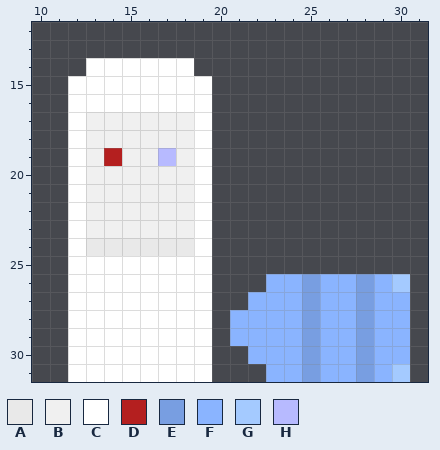
Pixel-art file, stored at Art/Aesprite Files/Objects/Game/WaterCooler_Fallen.ase. Above is the file before it was changed.
32x32 pixels, 1 frame. Shown: x 10..31, y 12..31.
Visible layers, top first: "Layer 3", "Layer 2".
Palette (. is transparent): A #e9e9e9  B #f0f0f0  C #ffffff  D #b41f1f  E #789ee1  F #8ab4ff  G #a4caff  H #b7baff
Pixels before, first column x 12:
14 .CCCCCC............
15 CCCCCCCC...........
16 CCCCCCCC...........
17 CBBBBBBC...........
18 CBBBBBBC...........
19 CBDBBHBC...........
20 CBBBBBBC...........
21 CBBBBBBC...........
22 CBBBBBBC...........
23 CBBBBBBC...........
24 CAAAAAAC...........
25 CCCCCCCC...........
26 CCCCCCCC...FFEFFEFG
27 CCCCCCCC..FFFEFFEFF
28 CCCCCCCC.FFFFEFFEFF
29 CCCCCCCC.FFFFEFFEFF
30 CCCCCCCC..FFFEFFEFF
31 CCCCCCCC...FFEFFEFG
The same view after the edit:
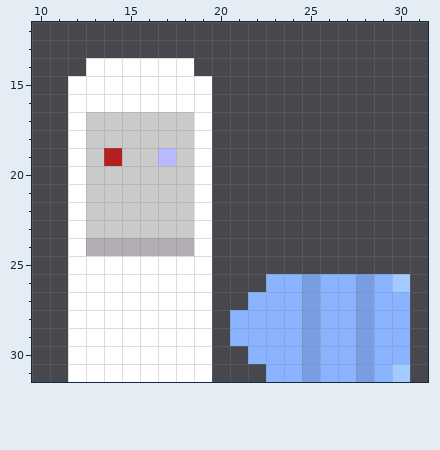
Diff:
Colour A changes from #e9e9e9 to #b2acb3.
Colour B changes from #f0f0f0 to #cacaca.
